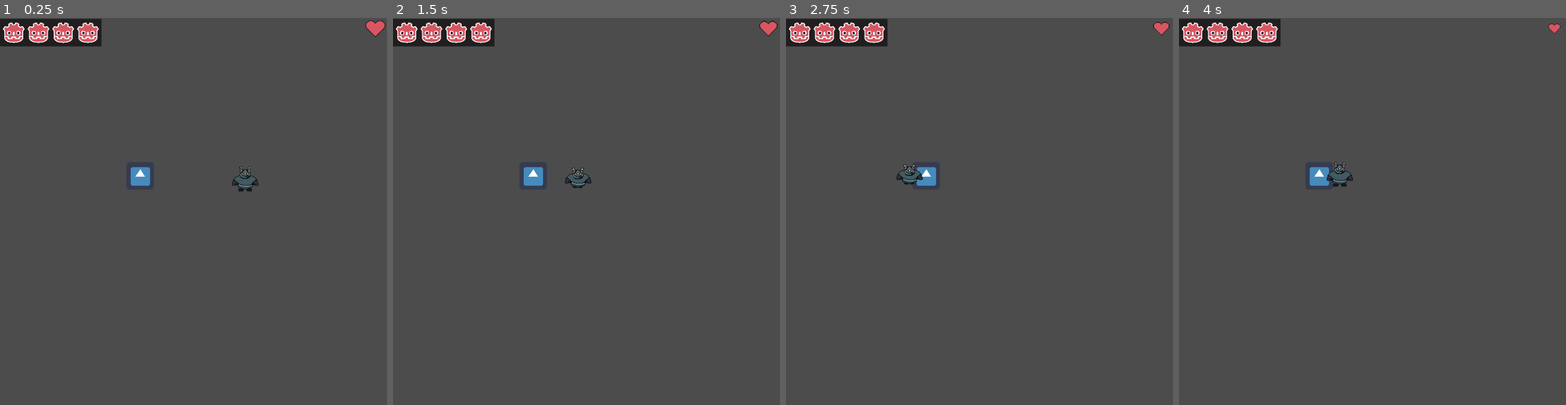
Above: before the commit, frames 1-4 (left to right).
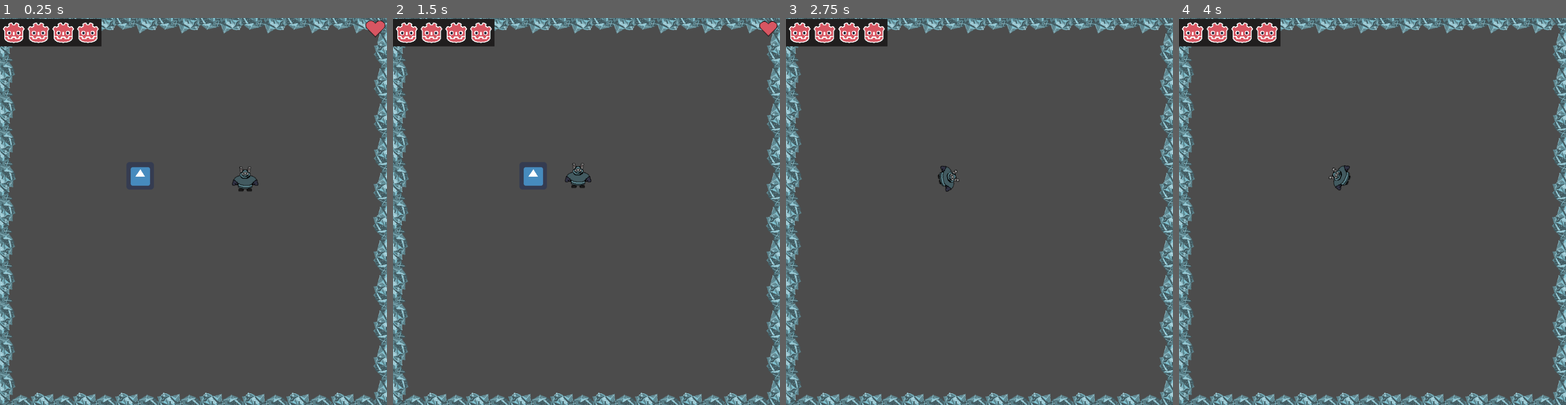
Above: after the commit, the same moments.

Repository: angstyloop/soul-component
Game: Godot game, scene res://Main.tscn
Two runs of this game, one before a commit and one after it. Both use one fixed random seed, a clock stepped at 60 frames per second and the inputs below. The engine's default icon, where the game draws it, is replaced by a stand-in: a white triangle on a blue panel in a dark square.
Inputs:
- Up to frame 1 (0.25 s): no input
- Up to frame 2 (1.5 s): hold Right (ui_right) 0.53-1.28 s; tap , (ui_accept) at 0.77 s; hold Down (ui_down) from 1.28 s (still down)
- Up to frame 3 (2.75 s): tap , (ui_accept) at 1.52 s; release Down (ui_down) at 2.03 s; hold Right (ui_right) from 2.03 s (still down)
- Up to frame 4 (4 s): release Right (ui_right) at 2.78 s; hold Up (ui_up) 2.78-3.53 s; tap , (ui_accept) at 3.02, 3.77 s; hold Left (ui_left) from 3.53 s (still down)

The runs differ from the first frame. In frame 1, 7.4% of the frame differs, in the area x 0-100%, y 0-100%; in frame 2, 7.6%; in frame 3, 8.0%; in frame 4, 7.9%.

Commit message:
ice spikes as boundaries and projectiles.

Diff:
--- a/Health.gd
+++ b/Health.gd
@@ -10,15 +10,6 @@
 func _init():
     scale = Vector2(base_scale, base_scale)
 
-# Called when the node enters the scene tree for the first time.
-func _ready():
-    pass # Replace with function body.
-
-
-# Called every frame. 'delta' is the elapsed time since the previous frame.
-#func _process(delta):
-#    pass
-
 func _on_Player_player_hit(new_health, damage, max_health):
     var t = base_scale * new_health / max_health
     scale = Vector2(t, t)
--- /dev/null
+++ b/IceSpikes.gd
@@ -0,0 +1,24 @@
+extends Area2D
+
+
+# Declare member variables here. Examples:
+# var a = 2
+# var b = "text"
+
+
+# Called when the node enters the scene tree for the first time.
+func _ready():
+    pass # Replace with function body.
+
+
+# Called every frame. 'delta' is the elapsed time since the previous frame.
+#func _process(delta):
+#    pass
+
+
+func _on_IceSpikes_area_entered(area):
+    if "type" in area:
+        if area.type == "p":
+            area.die()
+
+    pass # Replace with function body.
--- /dev/null
+++ b/IceSpikes.tscn
@@ -0,0 +1,27 @@
+[gd_scene load_steps=5 format=2]
+
+[ext_resource path="res://ice_spikes.png" type="Texture" id=1]
+[ext_resource path="res://IceSpikes.gd" type="Script" id=2]
+
+[sub_resource type="SpriteFrames" id=1]
+animations = [ {
+"frames": [ ExtResource( 1 ) ],
+"loop": true,
+"name": "default",
+"speed": 5.0
+} ]
+
+[sub_resource type="CircleShape2D" id=2]
+radius = 24.0
+
+[node name="IceSpikes" type="Area2D"]
+script = ExtResource( 2 )
+
+[node name="AnimatedSprite" type="AnimatedSprite" parent="."]
+frames = SubResource( 1 )
+
+[node name="CollisionShape2D" type="CollisionShape2D" parent="."]
+position = Vector2( -3, 1 )
+shape = SubResource( 2 )
+
+[connection signal="area_entered" from="." to="." method="_on_IceSpikes_area_entered"]
--- a/Main.tscn
+++ b/Main.tscn
@@ -39,6 +39,7 @@
 [ext_resource path="res://yuki_heal_6.png" type="Texture" id=37]
 [ext_resource path="res://health.png" type="Texture" id=38]
 [ext_resource path="res://Health.gd" type="Script" id=39]
+[ext_resource path="res://IceSpikes.tscn" type="PackedScene" id=40]
 
 [sub_resource type="RectangleShape2D" id=3]
 extents = Vector2( 450, 450 )
@@ -101,7 +102,7 @@
 [node name="Area2D" type="Area2D" parent="."]
 
 [node name="CollisionShape2D" type="CollisionShape2D" parent="Area2D"]
-position = Vector2( 450, 449 )
+position = Vector2( 450, 450 )
 shape = SubResource( 3 )
 
 [node name="Player" type="Area2D" parent="Area2D"]
@@ -118,6 +119,7 @@
 
 [node name="Soul" type="Area2D" parent="Area2D"]
 position = Vector2( 32, 32 )
+z_index = 1
 script = ExtResource( 4 )
 
 [node name="CollisionShape2D" type="CollisionShape2D" parent="Area2D/Soul"]
@@ -136,7 +138,7 @@
 position = Vector2( 2, -5 )
 frames = SubResource( 7 )
 animation = "heal"
-frame = 5
+frame = 3
 playing = true
 
 [node name="Timer" type="Timer" parent="Area2D"]
@@ -151,6 +153,7 @@
 
 [node name="Health" type="Area2D" parent="Area2D"]
 position = Vector2( 873, 24 )
+z_index = 1
 script = ExtResource( 39 )
 
 [node name="CollisionShape2D" type="CollisionShape2D" parent="Area2D/Health"]
@@ -159,6 +162,285 @@
 
 [node name="Sprite" type="Sprite" parent="Area2D/Health"]
 texture = ExtResource( 38 )
+
+[node name="IceSpikes" parent="Area2D" instance=ExtResource( 40 )]
+
+[node name="IceSpikes47" parent="Area2D" instance=ExtResource( 40 )]
+position = Vector2( 44, 5 )
+rotation = 2.8414
+
+[node name="IceSpikes5" parent="Area2D" instance=ExtResource( 40 )]
+position = Vector2( 0, 163 )
+
+[node name="IceSpikes7" parent="Area2D" instance=ExtResource( 40 )]
+position = Vector2( 0, 245 )
+
+[node name="IceSpikes9" parent="Area2D" instance=ExtResource( 40 )]
+position = Vector2( 0, 325 )
+
+[node name="IceSpikes11" parent="Area2D" instance=ExtResource( 40 )]
+position = Vector2( -1, 405 )
+
+[node name="IceSpikes13" parent="Area2D" instance=ExtResource( 40 )]
+position = Vector2( -2, 482 )
+
+[node name="IceSpikes15" parent="Area2D" instance=ExtResource( 40 )]
+position = Vector2( -1, 562 )
+
+[node name="IceSpikes17" parent="Area2D" instance=ExtResource( 40 )]
+position = Vector2( -1, 643 )
+
+[node name="IceSpikes19" parent="Area2D" instance=ExtResource( 40 )]
+position = Vector2( -1, 726 )
+
+[node name="IceSpikes21" parent="Area2D" instance=ExtResource( 40 )]
+position = Vector2( -1, 808 )
+
+[node name="IceSpikes23" parent="Area2D" instance=ExtResource( 40 )]
+position = Vector2( 0, 889 )
+
+[node name="IceSpikes6" parent="Area2D" instance=ExtResource( 40 )]
+position = Vector2( 6, 205 )
+rotation = -2.8414
+
+[node name="IceSpikes8" parent="Area2D" instance=ExtResource( 40 )]
+position = Vector2( 6, 285 )
+rotation = -2.8414
+
+[node name="IceSpikes10" parent="Area2D" instance=ExtResource( 40 )]
+position = Vector2( 7, 366 )
+rotation = -2.8414
+
+[node name="IceSpikes12" parent="Area2D" instance=ExtResource( 40 )]
+position = Vector2( 6, 445 )
+rotation = -2.8414
+
+[node name="IceSpikes14" parent="Area2D" instance=ExtResource( 40 )]
+position = Vector2( 5, 523 )
+rotation = -2.8414
+
+[node name="IceSpikes16" parent="Area2D" instance=ExtResource( 40 )]
+position = Vector2( 5, 604 )
+rotation = -2.8414
+
+[node name="IceSpikes18" parent="Area2D" instance=ExtResource( 40 )]
+position = Vector2( 5, 686 )
+rotation = -2.8414
+
+[node name="IceSpikes20" parent="Area2D" instance=ExtResource( 40 )]
+position = Vector2( 5, 768 )
+rotation = -2.8414
+
+[node name="IceSpikes22" parent="Area2D" instance=ExtResource( 40 )]
+position = Vector2( 6, 849 )
+rotation = -2.8414
+
+[node name="IceSpikes4" parent="Area2D" instance=ExtResource( 40 )]
+position = Vector2( 5, 123 )
+rotation = -2.8414
+
+[node name="IceSpikes3" parent="Area2D" instance=ExtResource( 40 )]
+position = Vector2( 0, 83 )
+
+[node name="IceSpikes2" parent="Area2D" instance=ExtResource( 40 )]
+position = Vector2( 5, 42 )
+rotation = -2.8414
+
+[node name="IceSpikes24" parent="Area2D" instance=ExtResource( 40 )]
+position = Vector2( 900, -1 )
+
+[node name="IceSpikes25" parent="Area2D" instance=ExtResource( 40 )]
+position = Vector2( 900, 162 )
+
+[node name="IceSpikes26" parent="Area2D" instance=ExtResource( 40 )]
+position = Vector2( 900, 244 )
+
+[node name="IceSpikes27" parent="Area2D" instance=ExtResource( 40 )]
+position = Vector2( 900, 324 )
+
+[node name="IceSpikes28" parent="Area2D" instance=ExtResource( 40 )]
+position = Vector2( 899, 404 )
+
+[node name="IceSpikes29" parent="Area2D" instance=ExtResource( 40 )]
+position = Vector2( 898, 481 )
+
+[node name="IceSpikes30" parent="Area2D" instance=ExtResource( 40 )]
+position = Vector2( 899, 561 )
+
+[node name="IceSpikes31" parent="Area2D" instance=ExtResource( 40 )]
+position = Vector2( 899, 642 )
+
+[node name="IceSpikes32" parent="Area2D" instance=ExtResource( 40 )]
+position = Vector2( 899, 725 )
+
+[node name="IceSpikes33" parent="Area2D" instance=ExtResource( 40 )]
+position = Vector2( 899, 807 )
+
+[node name="IceSpikes34" parent="Area2D" instance=ExtResource( 40 )]
+position = Vector2( 900, 888 )
+
+[node name="IceSpikes35" parent="Area2D" instance=ExtResource( 40 )]
+position = Vector2( 906, 204 )
+rotation = -2.8414
+
+[node name="IceSpikes36" parent="Area2D" instance=ExtResource( 40 )]
+position = Vector2( 906, 284 )
+rotation = -2.8414
+
+[node name="IceSpikes37" parent="Area2D" instance=ExtResource( 40 )]
+position = Vector2( 907, 365 )
+rotation = -2.8414
+
+[node name="IceSpikes38" parent="Area2D" instance=ExtResource( 40 )]
+position = Vector2( 906, 444 )
+rotation = -2.8414
+
+[node name="IceSpikes39" parent="Area2D" instance=ExtResource( 40 )]
+position = Vector2( 905, 522 )
+rotation = -2.8414
+
+[node name="IceSpikes40" parent="Area2D" instance=ExtResource( 40 )]
+position = Vector2( 905, 603 )
+rotation = -2.8414
+
+[node name="IceSpikes41" parent="Area2D" instance=ExtResource( 40 )]
+position = Vector2( 905, 685 )
+rotation = -2.8414
+
+[node name="IceSpikes42" parent="Area2D" instance=ExtResource( 40 )]
+position = Vector2( 905, 767 )
+rotation = -2.8414
+
+[node name="IceSpikes43" parent="Area2D" instance=ExtResource( 40 )]
+position = Vector2( 906, 848 )
+rotation = -2.8414
+
+[node name="IceSpikes44" parent="Area2D" instance=ExtResource( 40 )]
+position = Vector2( 905, 122 )
+rotation = -2.8414
+
+[node name="IceSpikes45" parent="Area2D" instance=ExtResource( 40 )]
+position = Vector2( 900, 82 )
+
+[node name="IceSpikes46" parent="Area2D" instance=ExtResource( 40 )]
+position = Vector2( 905, 41 )
+rotation = -2.8414
+
+[node name="IceSpikes48" parent="Area2D" instance=ExtResource( 40 )]
+position = Vector2( 98, 0 )
+
+[node name="IceSpikes49" parent="Area2D" instance=ExtResource( 40 )]
+position = Vector2( 142, 5 )
+rotation = 2.8414
+
+[node name="IceSpikes50" parent="Area2D" instance=ExtResource( 40 )]
+position = Vector2( 196, 0 )
+
+[node name="IceSpikes51" parent="Area2D" instance=ExtResource( 40 )]
+position = Vector2( 240, 5 )
+rotation = 2.8414
+
+[node name="IceSpikes52" parent="Area2D" instance=ExtResource( 40 )]
+position = Vector2( 294, 0 )
+
+[node name="IceSpikes53" parent="Area2D" instance=ExtResource( 40 )]
+position = Vector2( 338, 5 )
+rotation = 2.8414
+
+[node name="IceSpikes54" parent="Area2D" instance=ExtResource( 40 )]
+position = Vector2( 392, 0 )
+
+[node name="IceSpikes55" parent="Area2D" instance=ExtResource( 40 )]
+position = Vector2( 436, 5 )
+rotation = 2.8414
+
+[node name="IceSpikes56" parent="Area2D" instance=ExtResource( 40 )]
+position = Vector2( 490, 0 )
+
+[node name="IceSpikes57" parent="Area2D" instance=ExtResource( 40 )]
+position = Vector2( 534, 5 )
+rotation = 2.8414
+
+[node name="IceSpikes58" parent="Area2D" instance=ExtResource( 40 )]
+position = Vector2( 589, 0 )
+
+[node name="IceSpikes59" parent="Area2D" instance=ExtResource( 40 )]
+position = Vector2( 636, 5 )
+rotation = 2.8414
+
+[node name="IceSpikes60" parent="Area2D" instance=ExtResource( 40 )]
+position = Vector2( 692, 0 )
+
+[node name="IceSpikes63" parent="Area2D" instance=ExtResource( 40 )]
+position = Vector2( 796, 0 )
+
+[node name="IceSpikes61" parent="Area2D" instance=ExtResource( 40 )]
+position = Vector2( 739, 5 )
+rotation = 2.8414
+
+[node name="IceSpikes64" parent="Area2D" instance=ExtResource( 40 )]
+position = Vector2( 842, 5 )
+rotation = 2.8414
+
+[node name="IceSpikes62" parent="Area2D" instance=ExtResource( 40 )]
+position = Vector2( 48, 903 )
+rotation = 2.8414
+
+[node name="IceSpikes65" parent="Area2D" instance=ExtResource( 40 )]
+position = Vector2( 102, 898 )
+
+[node name="IceSpikes66" parent="Area2D" instance=ExtResource( 40 )]
+position = Vector2( 146, 903 )
+rotation = 2.8414
+
+[node name="IceSpikes67" parent="Area2D" instance=ExtResource( 40 )]
+position = Vector2( 200, 898 )
+
+[node name="IceSpikes68" parent="Area2D" instance=ExtResource( 40 )]
+position = Vector2( 244, 903 )
+rotation = 2.8414
+
+[node name="IceSpikes69" parent="Area2D" instance=ExtResource( 40 )]
+position = Vector2( 298, 898 )
+
+[node name="IceSpikes70" parent="Area2D" instance=ExtResource( 40 )]
+position = Vector2( 342, 903 )
+rotation = 2.8414
+
+[node name="IceSpikes71" parent="Area2D" instance=ExtResource( 40 )]
+position = Vector2( 396, 898 )
+
+[node name="IceSpikes72" parent="Area2D" instance=ExtResource( 40 )]
+position = Vector2( 440, 903 )
+rotation = 2.8414
+
+[node name="IceSpikes73" parent="Area2D" instance=ExtResource( 40 )]
+position = Vector2( 494, 898 )
+
+[node name="IceSpikes74" parent="Area2D" instance=ExtResource( 40 )]
+position = Vector2( 538, 903 )
+rotation = 2.8414
+
+[node name="IceSpikes75" parent="Area2D" instance=ExtResource( 40 )]
+position = Vector2( 593, 898 )
+
+[node name="IceSpikes76" parent="Area2D" instance=ExtResource( 40 )]
+position = Vector2( 640, 903 )
+rotation = 2.8414
+
+[node name="IceSpikes77" parent="Area2D" instance=ExtResource( 40 )]
+position = Vector2( 696, 898 )
+
+[node name="IceSpikes78" parent="Area2D" instance=ExtResource( 40 )]
+position = Vector2( 800, 898 )
+
+[node name="IceSpikes79" parent="Area2D" instance=ExtResource( 40 )]
+position = Vector2( 743, 903 )
+rotation = 2.8414
+
+[node name="IceSpikes80" parent="Area2D" instance=ExtResource( 40 )]
+position = Vector2( 846, 903 )
+rotation = 2.8414
 
 [connection signal="area_entered" from="Area2D/Player" to="Area2D/Player" method="_on_Player_area_entered"]
 [connection signal="player_hit" from="Area2D/Player" to="Area2D/Health" method="_on_Player_player_hit"]
--- a/Player.gd
+++ b/Player.gd
@@ -326,11 +326,14 @@
     print("health remaining: %s" % health)
 
     if health <= 0:
-        queue_free()
-        game_over()
-
-func game_over():
+        die()
+
+func die():
+    if health > 0:
+        health = 0
+        emit_signal("player_hit", 0, 1, max_health)
     print("game over")
+    queue_free()
 
 func _on_Player_area_entered(area):
     if "type" in area:
--- a/Yuki.gd
+++ b/Yuki.gd
@@ -11,7 +11,7 @@
 
 enum {START_MOVE_TO_PLAYER,  STOP_MOVE_TO_PLAYER, ATTACK_PLAYER, START_SPINNING, STOP_SPINNING}
 
-const projectile_texture = preload("res://basic_projectile.png")
+const projectile_texture = preload("res://ice_spikes.png")
 const BasicProjectile = preload("res://BasicProjectile.tscn")
 
 func _init():
@@ -214,9 +214,8 @@
 
         elif area.type == "p":
             # ensnare slow player
-            area.speed = [0, 0, 0, 0]
-            area.direction = Vector2.ZERO
-            area.drag = 40
+            if ! area.invincible:
+                area.die()
 
 func _on_Yuki_area_exited(area):
     if "drag" in area:
@@ -232,12 +231,13 @@
     var target_pos = Vector2(pos[0], pos[1])
     var proj = BasicProjectile.instance()
     proj.direction = position.direction_to(target_pos)
-    var shape = get_node("CollisionShape2D").shape
-    var radius = shape.radius
-    proj.position = position + 1.5 * radius * proj.direction
+    var ice_spikes_radius = 24
+    proj.position = position + 2.5 * ice_spikes_radius * proj.direction
     proj.speed = [0, 0, 0, 0]
     proj.base_speed = base_projectile_speed
     proj.soul = [2, 2, 2, 2]
+    proj.base_damage = INF
+    proj.get_node("CollisionShape2D").shape.radius = ice_spikes_radius
     proj.get_node("Sprite").texture = projectile_texture
     get_parent().add_child(proj)
 
Not shown: 1 places in Main.tscn that only renumber resources
Binary file added: ice_spikes.png
Not shown, added: ice_spikes.png.import
